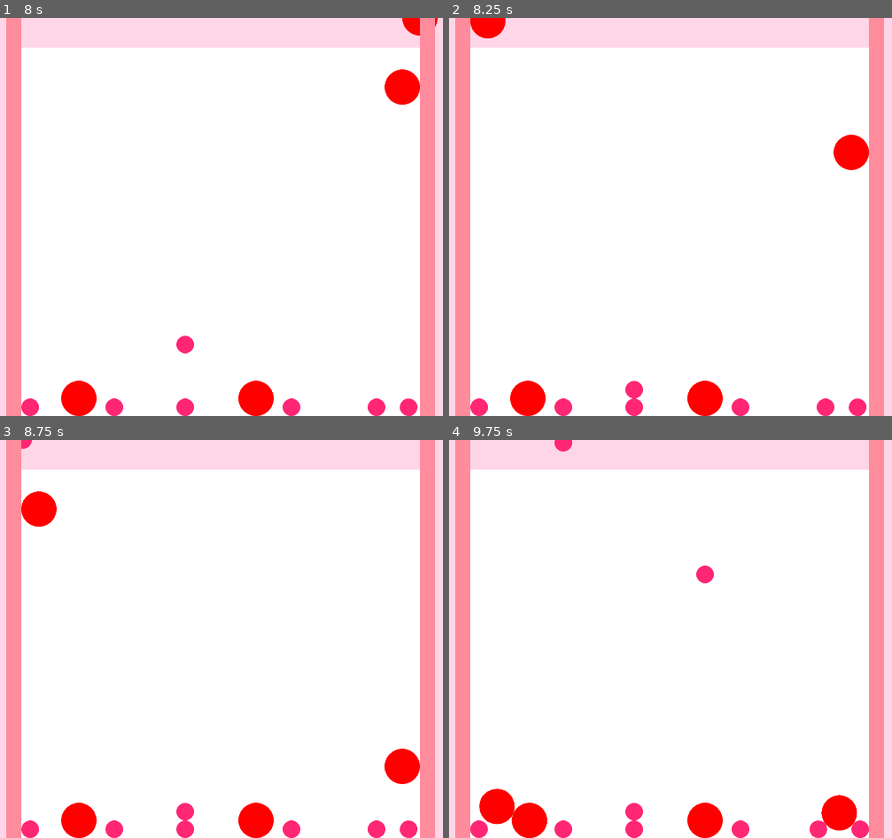
Above: before the commit, frames 1-4 (two rows, left to right).
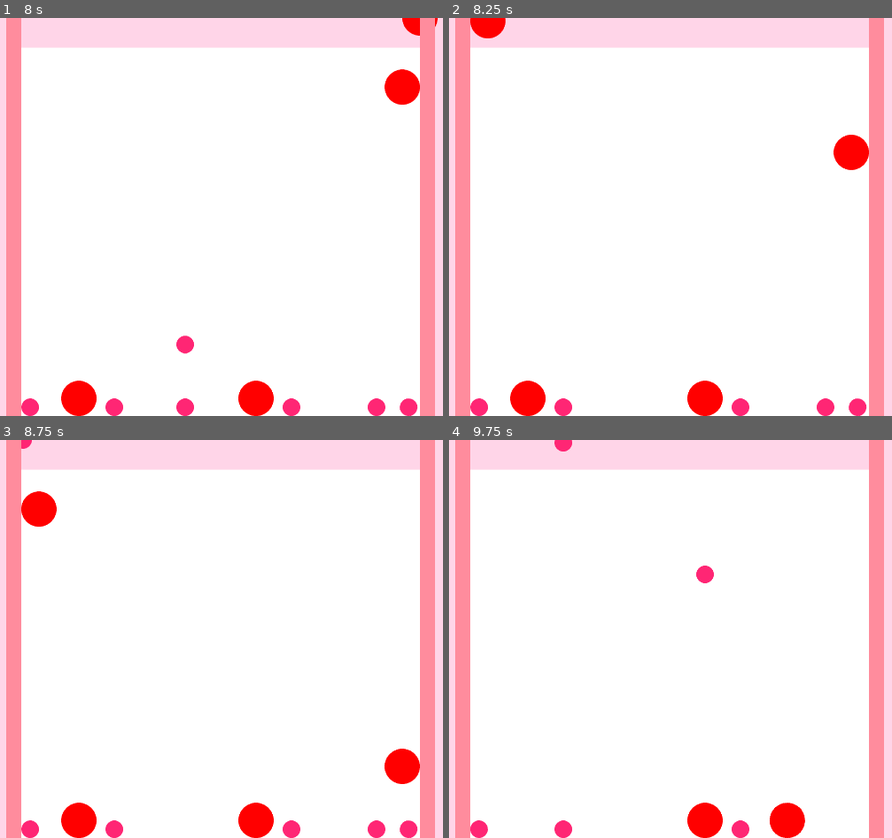
Above: after the commit, the same moments.

Repository: jadicodes/candy-drop
Game: Godot game, scene res://world/world.tscn
The game is run twice, just before and just after one commit, with the same random seed, the same clock (stepped at 60 frames per second) and the same inputs.
Inputs (mouse positions are in pixels of both pictures, inside the frame that each line leads up to):
- Up to frame 1 (8 s): tap Enter at 0.5 s; move the mouse to (186, 296) at 0.52 s; click (186, 296) at 0.6 s; move the mouse to (434, 276) at 1.27 s; click (434, 276) at 1.35 s; move the mouse to (8, 157) at 2.02 s; click (8, 157) at 2.1 s; move the mouse to (256, 217) at 2.77 s; click (256, 217) at 2.85 s; move the mouse to (115, 117) at 3.52 s; click (115, 117) at 3.6 s; move the mouse to (376, 197) at 4.27 s; click (376, 197) at 4.35 s; move the mouse to (79, 236) at 5.02 s; click (79, 236) at 5.1 s; move the mouse to (292, 129) at 5.77 s; click (292, 129) at 5.85 s; move the mouse to (186, 296) at 6.52 s; click (186, 296) at 6.6 s; move the mouse to (434, 276) at 7.27 s; click (434, 276) at 7.35 s
- Up to frame 2 (8.25 s): move the mouse to (457, 157) at 8.02 s; click (457, 157) at 8.1 s
- Up to frame 3 (8.75 s): no input
- Up to frame 4 (9.75 s): move the mouse to (705, 639) at 8.77 s; click (705, 639) at 8.85 s; move the mouse to (564, 539) at 9.52 s; click (564, 539) at 9.6 s

Frame 1 is identical in both runs. In frame 2, 0.3% of the frame differs, in the area x 39-44%, y 91-100%; in frame 3, 0.3%; in frame 4, 2.9%, in the area x 6-95%, y 87-100%.

Commit message:
Remove colliding balls of the same colors

Diff:
--- a/project/ball/ball.gd
+++ b/project/ball/ball.gd
@@ -1,6 +1,5 @@
 class_name Ball
 extends RigidBody2D
-
 
 signal color_changed(collision_radius)
 
@@ -10,21 +9,53 @@
 	RED,
 }
 
-var collision_radius
+var _ball_array = []
 
 var _ball_color: int:
 	set(state):
 		if state == colors.PINK:
 			$RedBall.hide()
-			$Collision.shape.radius = 24
+			_set_collision_radius(24)
 		else:
 			$RedBall.show()
-			$Collision.shape.radius = 48
+			_set_collision_radius(48)
+		_ball_color = state
 
 
-func _ready():
+func _ready() -> void:
 	var number = randi_range(1,2)
 	if number == 1:
 		_ball_color = colors.PINK
 	if number == 2:
 		_ball_color = colors.RED
+
+
+func _set_collision_radius(radius) -> void:
+	$Collision.shape.radius = radius
+	$CollisionDetector.set_size(radius + 5)
+
+func return_color() -> int:
+	return _ball_color
+
+
+func set_size(radius) -> void:
+	$Collision.shape.radius = radius
+
+
+func _on_collision_detector_body_entered(body) -> void:
+	if body is Ball:
+		_ball_array.append(body)
+		search()
+
+
+func _on_collision_detector_body_exited(body) -> void:
+	if body is Ball:
+		_ball_array.erase(body)
+
+
+func search() -> void:
+	for i in range(_ball_array.size() - 1):
+		for j in range(i + 1, _ball_array.size()):
+			if _ball_array[i].return_color() == _ball_array[j].return_color():
+				_ball_array[i].queue_free()
+				_ball_array[j].queue_free()
--- a/project/ball/ball.tscn
+++ b/project/ball/ball.tscn
@@ -1,8 +1,9 @@
-[gd_scene load_steps=5 format=3 uid="uid://bbye728peikrm"]
+[gd_scene load_steps=6 format=3 uid="uid://bbye728peikrm"]
 
 [ext_resource type="Script" path="res://ball/ball.gd" id="1_kxcw0"]
 [ext_resource type="Texture2D" uid="uid://h6g8ayjqvp1d" path="res://ball/pink_ball.png" id="1_uvfap"]
 [ext_resource type="Texture2D" uid="uid://6la41o5mxw47" path="res://ball/red_ball.png" id="3_d5gp2"]
+[ext_resource type="PackedScene" uid="uid://y2n7k5kh1lhk" path="res://ball/collision_detector.tscn" id="4_sdbex"]
 
 [sub_resource type="CircleShape2D" id="CircleShape2D_la6ic"]
 resource_local_to_scene = true
@@ -21,3 +22,8 @@
 [node name="Collision" type="CollisionShape2D" parent="."]
 shape = SubResource("CircleShape2D_la6ic")
 debug_color = Color(0, 0, 0, 0.419608)
+
+[node name="CollisionDetector" parent="." instance=ExtResource("4_sdbex")]
+
+[connection signal="body_entered" from="CollisionDetector" to="." method="_on_collision_detector_body_entered"]
+[connection signal="body_exited" from="CollisionDetector" to="." method="_on_collision_detector_body_exited"]
--- /dev/null
+++ b/project/ball/collision_detector.gd
@@ -0,0 +1,5 @@
+extends Area2D
+
+
+func set_size(radius) -> void:
+	$Collision.shape.radius = radius
--- /dev/null
+++ b/project/ball/collision_detector.tscn
@@ -0,0 +1,12 @@
+[gd_scene load_steps=3 format=3 uid="uid://y2n7k5kh1lhk"]
+
+[ext_resource type="Script" path="res://ball/collision_detector.gd" id="1_7lqa0"]
+
+[sub_resource type="CircleShape2D" id="CircleShape2D_65768"]
+resource_local_to_scene = true
+
+[node name="CollisionDetector" type="Area2D"]
+script = ExtResource("1_7lqa0")
+
+[node name="Collision" type="CollisionShape2D" parent="."]
+shape = SubResource("CircleShape2D_65768")
--- a/project/project.godot
+++ b/project/project.godot
@@ -27,6 +27,7 @@
 drop={
 "deadzone": 0.5,
 "events": [Object(InputEventMouseButton,"resource_local_to_scene":false,"resource_name":"","device":-1,"window_id":0,"a …(257 unchanged characters)…
+, Object(InputEventKey,"resource_local_to_scene":false,"resource_name":"","device":-1,"window_id":0,"alt_pressed":false,"shift_pressed":false,"ctrl_pressed":false,"meta_pressed":false,"pressed":false,"keycode":0,"physical_keycode":32,"key_label":0,"unicode":32,"echo":false,"script":null)
 ]
 }
 
--- a/project/world/world.gd
+++ b/project/world/world.gd
@@ -6,8 +6,9 @@
 	FALSE,
 }
 
-var collision
+var collision : CollisionShape2D
 var _ball : Ball
+#var _ball_array = []
 
 var _ball_state: int:
 	set(state):
@@ -18,38 +19,38 @@
 		_ball_state = state
 
 
-func _ready():
+func _ready() -> void:
 	_make_new_ball()
 
 
-func _process(_delta):
+func _process(_delta) -> void:
 	if _ball_state == is_dropped.FALSE:
 		_ball.global_position.x = _get_spawn_location()
 
 
-func _input(event):
+func _make_new_ball() -> void:
+	_ball = preload("res://ball/ball.tscn").instantiate()
+	add_child(_ball)
+
+	_ball_state = is_dropped.FALSE
+	collision = _ball.get_node("Collision")
+	_ball.global_position.x = _get_spawn_location()
+
+
+func _get_spawn_location() -> float:
+	var _ball_location = clamp(get_global_mouse_position().x, 425, 1500)
+	return _ball_location
+
+
+func _input(event) -> void:
 	if event.is_action("drop") and _ball_state == is_dropped.FALSE:
 		_drop()
 
 
-func _make_new_ball():
-	_ball = preload("res://ball/ball.tscn").instantiate()
-	add_child(_ball)
-	_ball.global_position.x = _get_spawn_location()
-	_ball_state = is_dropped.FALSE
-	collision = _ball.get_node("Collision")
-	print(collision)
-
-
-func _drop():
+func _drop() -> void:
 	_ball_state = is_dropped.TRUE
 	$Timer.start()
 
 
-func _on_timer_timeout():
+func _on_timer_timeout() -> void:
 	_make_new_ball()
-
-
-func _get_spawn_location():
-	var _ball_location = clamp(get_global_mouse_position().x, 425, 1500)
-	return _ball_location
